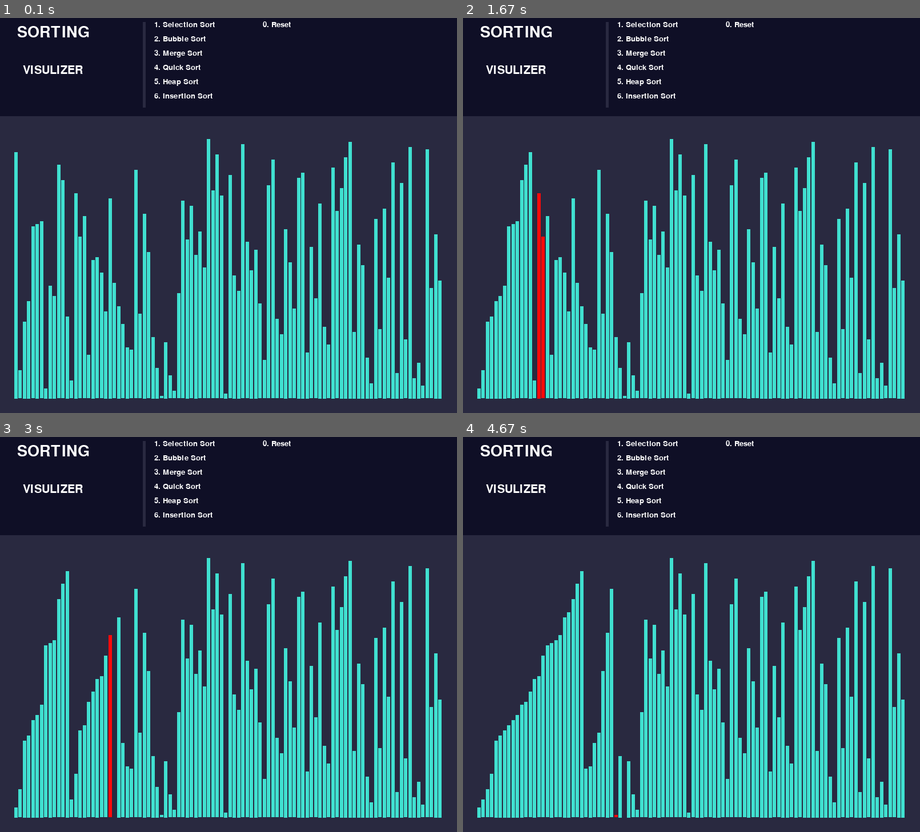
Above: before the commit, frames 1-4 (two rows, left to right).
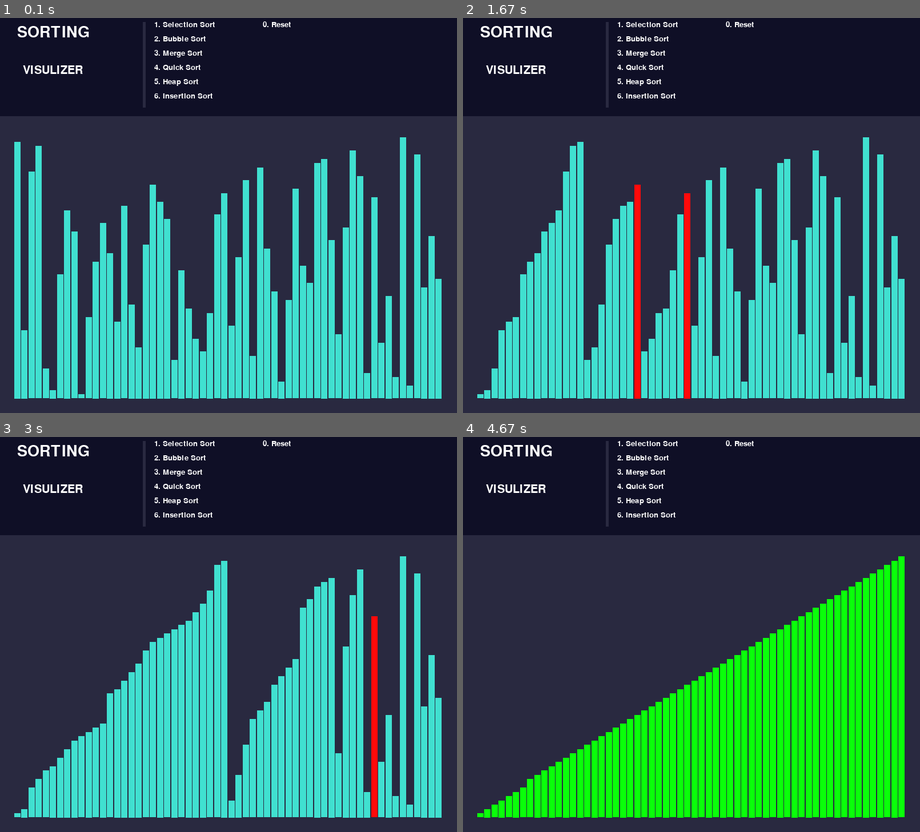
Above: after the commit, the same moments.

Repository: Deepak-Dhanoliya/Sorting-Visualizer-using-pygame
Game: pygame game, started from solution.py
Same seed, same stepped clock (60 frames per second), same inputs: the game is played once before the commit and once after it.
Inputs:
- Up to frame 1 (0.1 s): no input
- Up to frame 2 (1.67 s): tap 3 at 0.33 s
- Up to frame 3 (3 s): no input
- Up to frame 4 (4.67 s): no input

The runs differ from the first frame. In frame 1, 22% of the frame differs, in the area x 3-97%, y 30-97%; in frame 2, 23%; in frame 3, 22%; in frame 4, 37%.

Commit message:
impliment delay

Diff:
--- a/settings.py
+++ b/settings.py
@@ -1,13 +1,13 @@
 WIDTH, HEIGHT = 800, 700
 
-NUM_BAR = 100
+NUM_BAR = 60
 BORDER = 25
 
 SORTED = False
 
 SPACE = (WIDTH - 25 - BORDER) / NUM_BAR
 
-BAR_WIDTH, BAR_HEIGHT = SPACE - 1.2, 4.5
+BAR_WIDTH, BAR_HEIGHT = SPACE - 1.2, 7.5
 
 
 FPS = 80
--- a/solution.py
+++ b/solution.py
@@ -125,6 +125,7 @@
 
     pygame.draw.rect(win, DARK_BLUE, (0, 0, 800, 180))
 
+
     win.blit(project, (30, 20))
 
     win.blit(name, (40, 90))
@@ -137,6 +138,7 @@
 
     for i in bar:
         i.draw(win)
+    pygame.time.wait(6)
 
     pygame.display.update()
 
